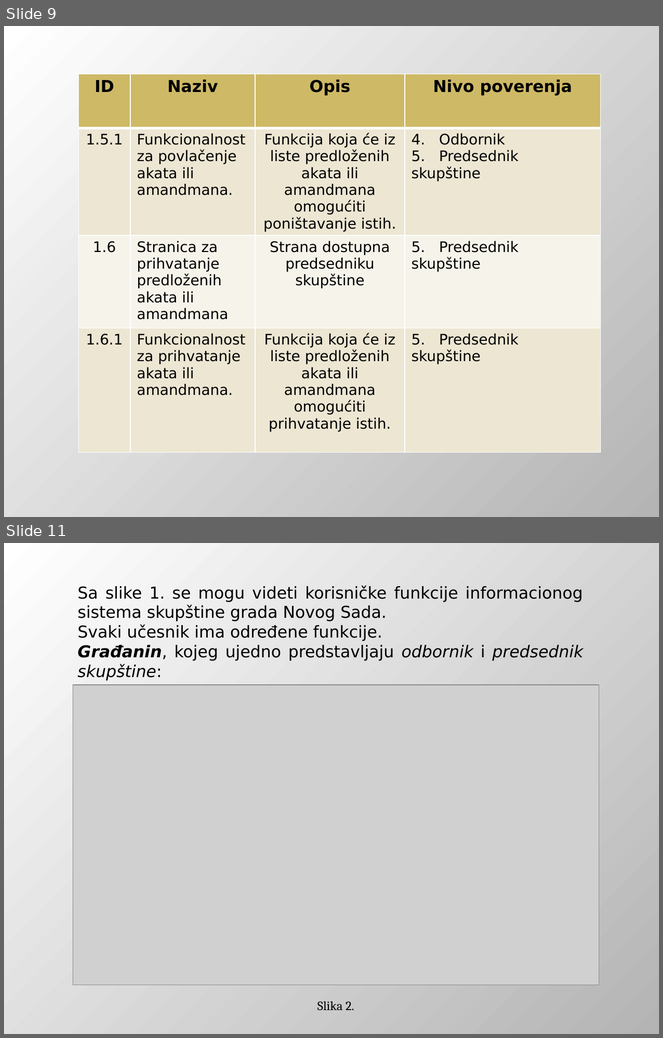
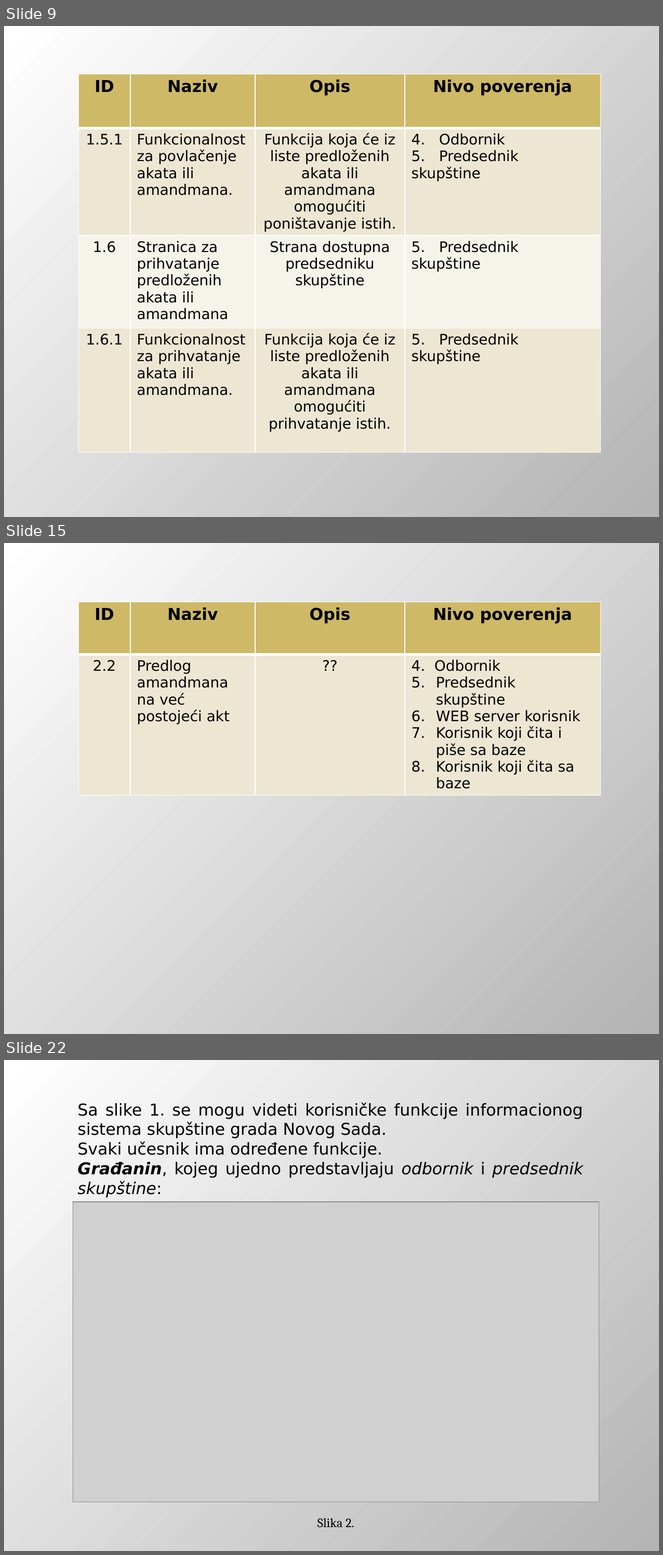
Before and after one commit to DejanUrosevic/XML-Projekat, a slide deck: Model Pretnji.pptx. Shown one above the other, each under a label of ours: slides 9 and 11 before the commit, slides 9, 15 and 22 after it; the slides between them are not shown. The pictures are 663x1038 and 663x1555 pixels, drawn with LibreOffice and Linux fonts; fonts in the diff are those of the drawing; grey boxes stand for pictures. Boxes give left, top, right and bottom in pixels: in the first picture for what was removed or moved away, otherwise in the second. Text is boxed around its words. In the diff, an @@ line names an element or a change of style, - is before the commit and + after.

```diff
--- a/Model Pretnji.pptx
+++ b/Model Pretnji.pptx
@@ slide 15 added at (4, 543, 659, 1034), background gradient #FFFFFF to #B4B4B4 @@
@@ table added at (79, 602, 601, 800), 2 rows, 4 columns @@
+ID | Naziv | Opis | Nivo poverenja
+2.2 | Predlog amandmana na već postojeći akt | ?? | 4. Odbornik / Predsednik skupštine / WEB server korisnik / Korisnik koji čita i piše sa baze / Korisnik koji čita sa baze
@@ what was slide 11 is now slide 22 @@
```
Also in this commit, not shown: 4 slides changed, 10 other slides added.
